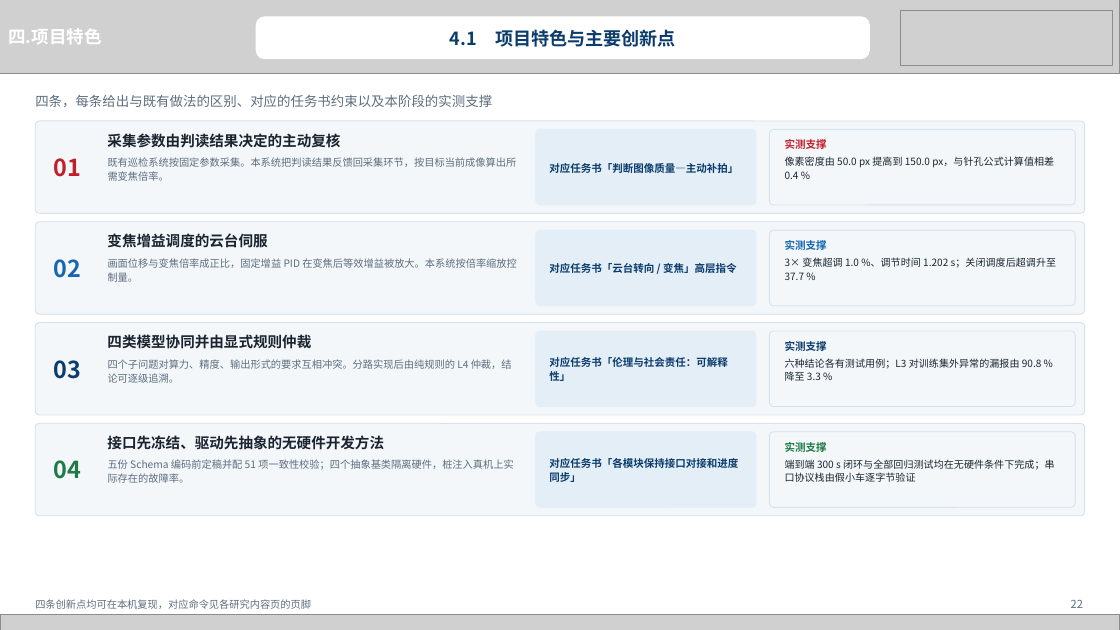
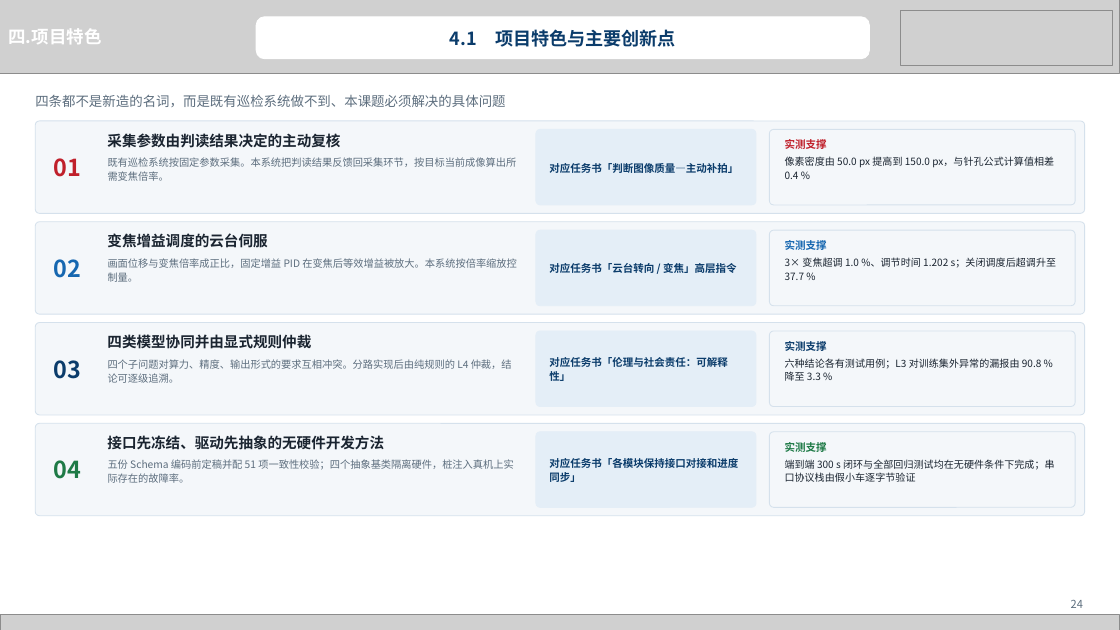
Before and after one commit to heizitalk666/2026summer, a slide deck: slide 24 of deliverables/中期答辩.pptx (slide 22 before the commit). Drawn at 1120x630 pixels with LibreOffice and Linux fonts; fonts in the diff are those of the drawing; grey boxes stand for pictures. Boxes give left, top, right and bottom in pixels: in the first picture for what was removed or moved away, otherwise in the second. Text is boxed around its words. In the diff, an @@ line names an element or a change of style, - is before the commit and + after.

```diff
--- a/deliverables/中期答辩.pptx
+++ b/deliverables/中期答辩.pptx
@@ text at [35, 95, 505, 107]: text changed @@
-四条，每条给出与既有做法的区别、对应的任务书约束以及本阶段的实测支撑
+四条都不是新造的名词，而是既有巡检系统做不到、本课题必须解决的具体问题
@@ text removed at [35, 599, 311, 609] @@
-四条创新点均可在本机复现，对应命令见各研究内容页的页脚
@@ text at [1071, 600, 1083, 608]: text changed @@
-22
+24
```
Also in this commit, not shown: 21 other slides changed, 2 slides added, 4 other files.
